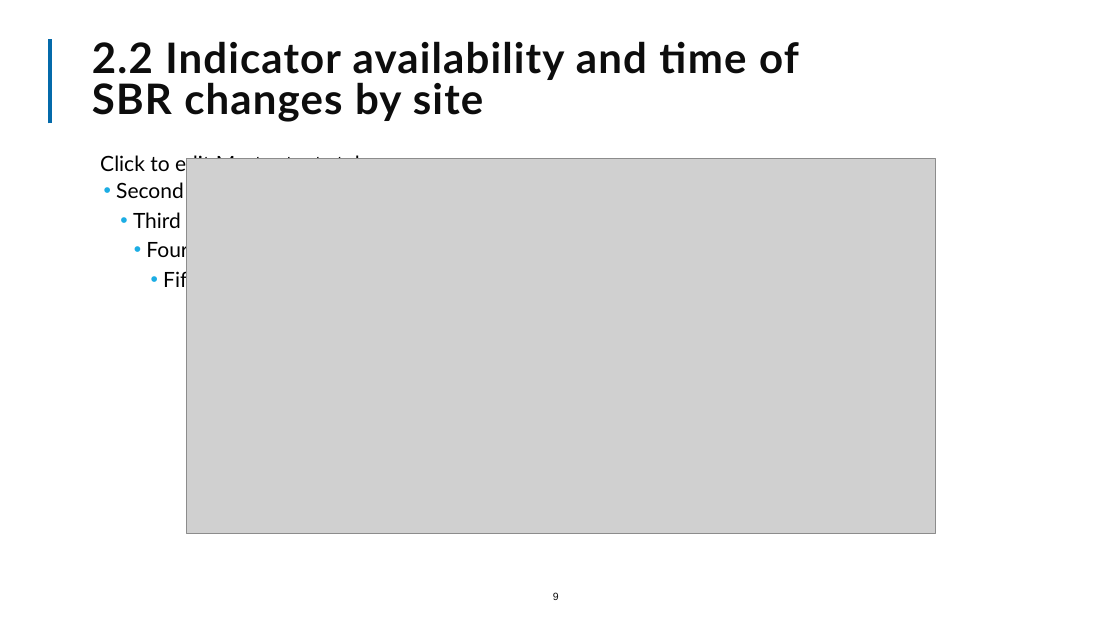
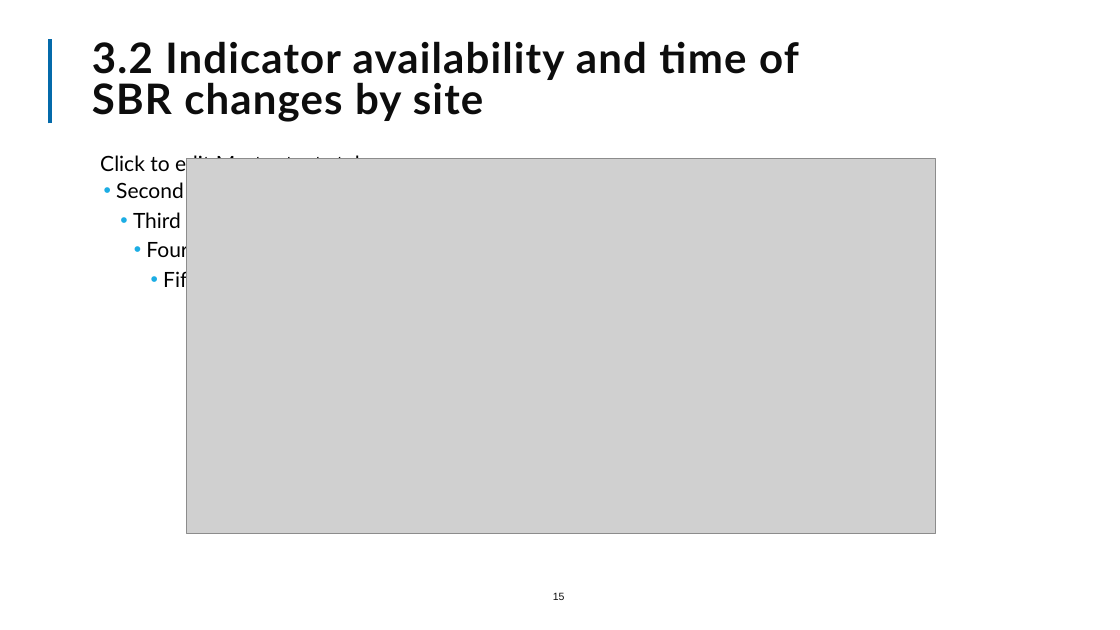
Before and after one commit to The-Strategy-Unit/nhp_sbr_impacts, a slide deck: slide 15 of NHP_SBR impacts_2024.pptx (slide 9 before the commit). Drawn at 1120x630 pixels with LibreOffice and Linux fonts; fonts in the diff are those of the drawing; grey boxes stand for pictures; background and template pictures are left out. Boxes give left, top, right and bottom in pixels: in the first picture for what was removed or moved away, otherwise in the second. Text is boxed around its words. In the diff, an @@ line names an element or a change of style, - is before the commit and + after.

Commit message:
Add/changes images to use in ppt render. Updated all text for presentation and latest render output.

```diff
--- a/NHP_SBR impacts_2024.pptx
+++ b/NHP_SBR impacts_2024.pptx
@@ title at (92,41,799,122): text changed @@
-2.2 Indicator availability and time of SBR changes by site
+3.2 Indicator availability and time of SBR changes by site
@@ page number at (553,592,565,600): text changed @@
-9
+15
```
Also in this commit, not shown: 30 other slides changed, 10 slides added, 3 other files.
